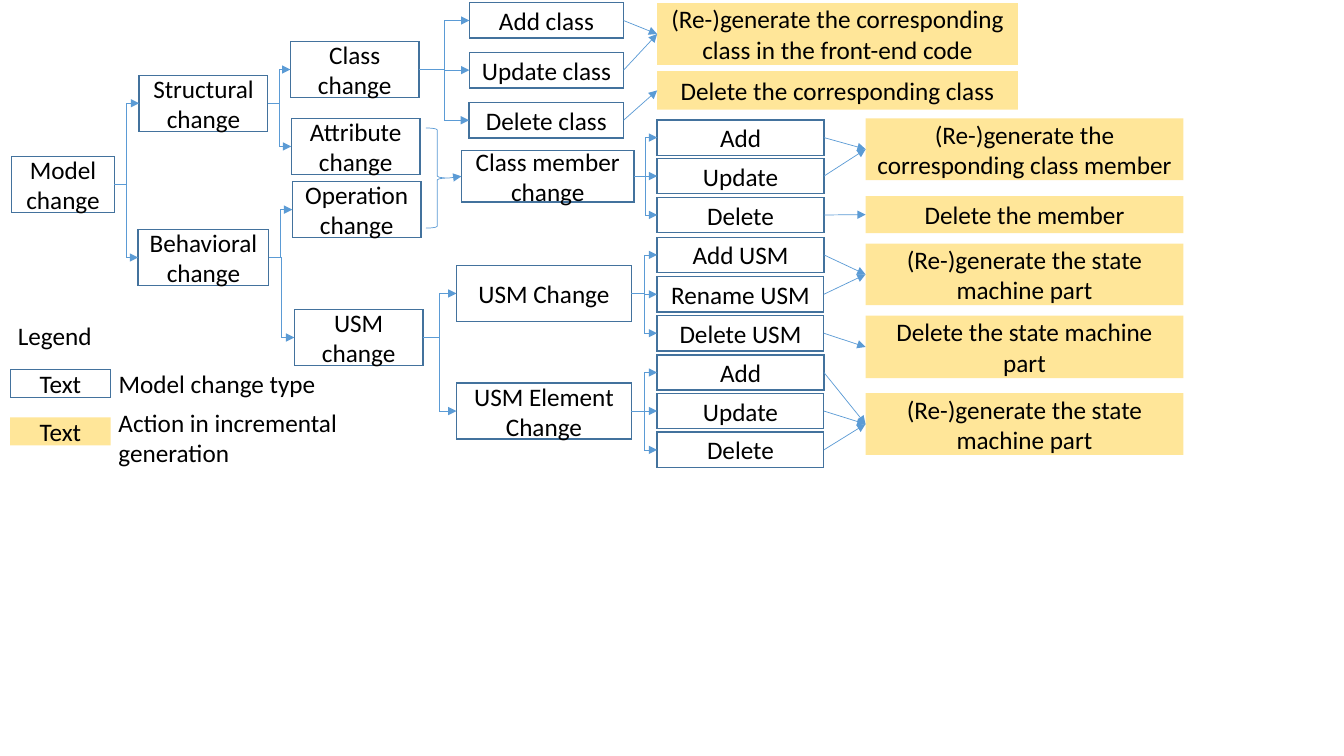
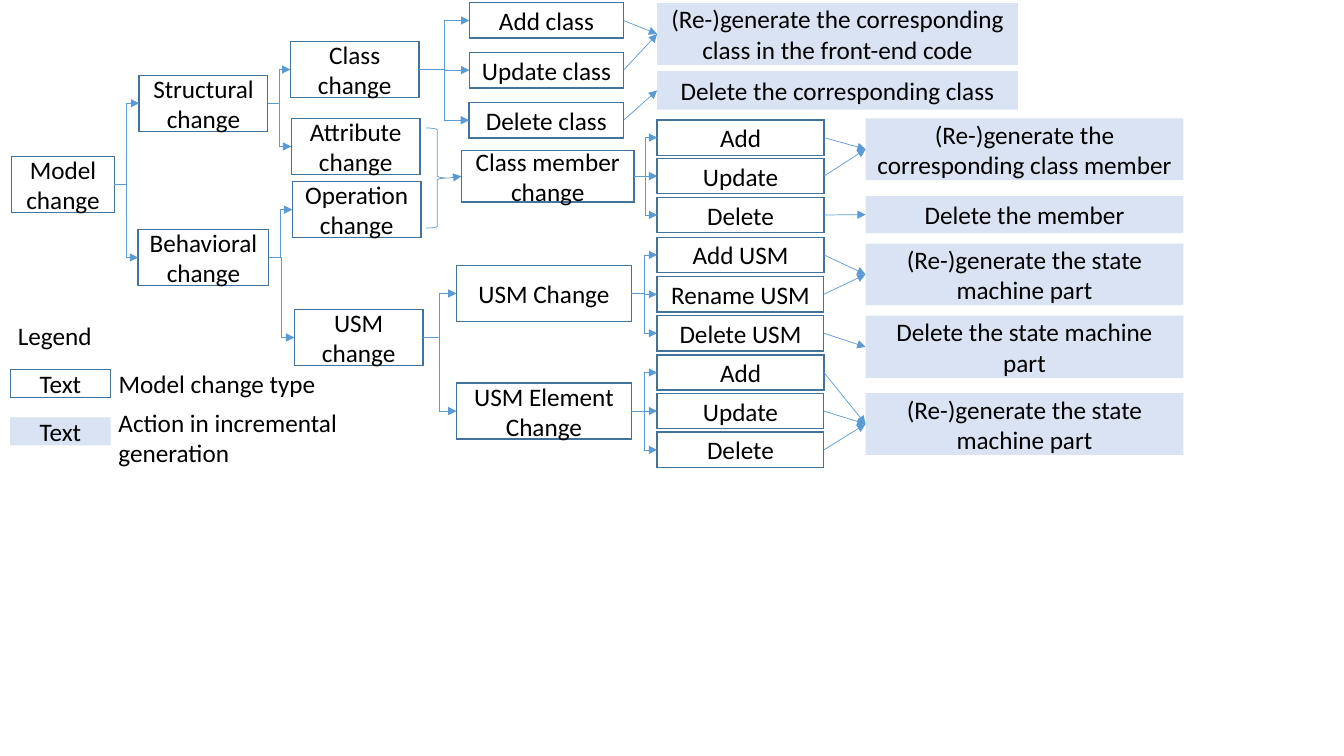
Before and after one commit to phamvancam2104/USMSyncCpp, a slide deck: slide 1 of figures/modelchange.pptx. Drawn at 1344x756 pixels with LibreOffice and Linux fonts; fonts in the diff are those of the drawing. Boxes give left, top, right and bottom in pixels: in the first picture for what was removed or moved away, otherwise in the second. Text is boxed around its words. In the diff, an @@ line names an element or a change of style, - is before the commit and + after.

```diff
--- a/figures/modelchange.pptx
+++ b/figures/modelchange.pptx
@@ fill #FFE699 to #DAE3F3 in 8 elements at [657,3,1018,65], [657,72,1018,110], [866,118,1184,179], [866,197,1184,234], [866,244,1184,306], [866,316,1184,378], [866,393,1184,455], [10,417,111,446] @@
```
Also in this commit, not shown: 57 other files.
